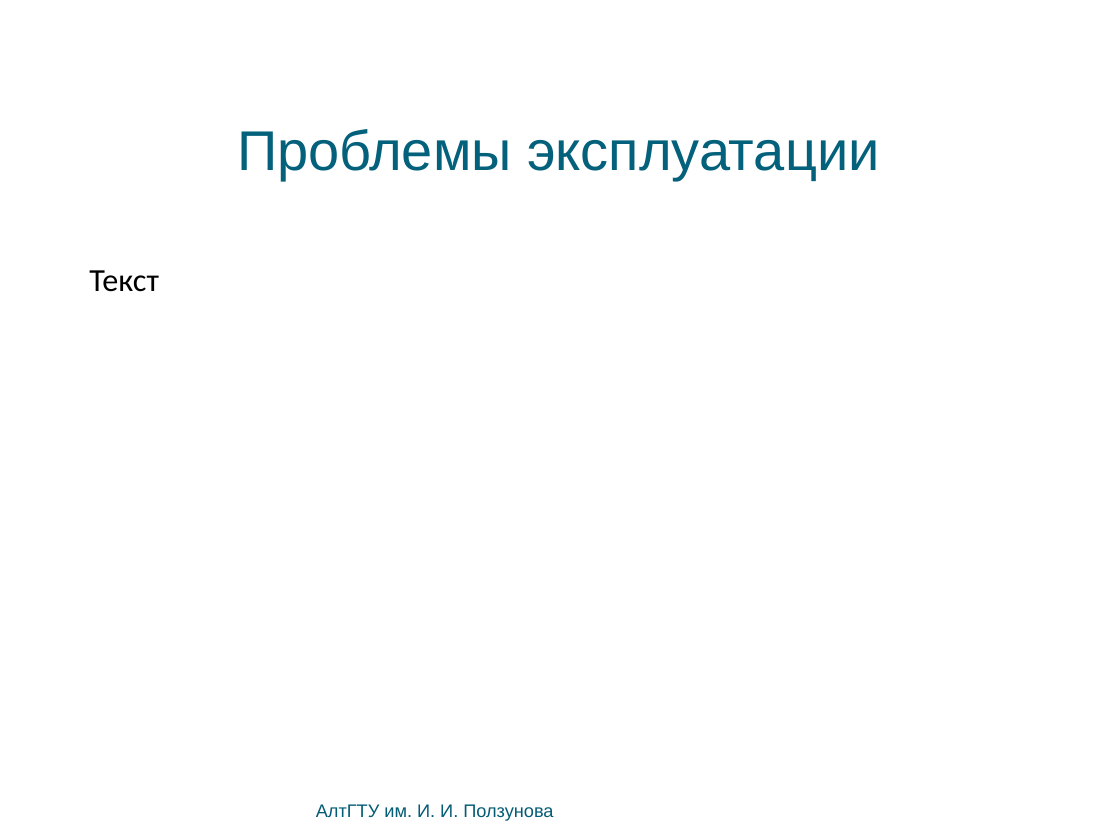
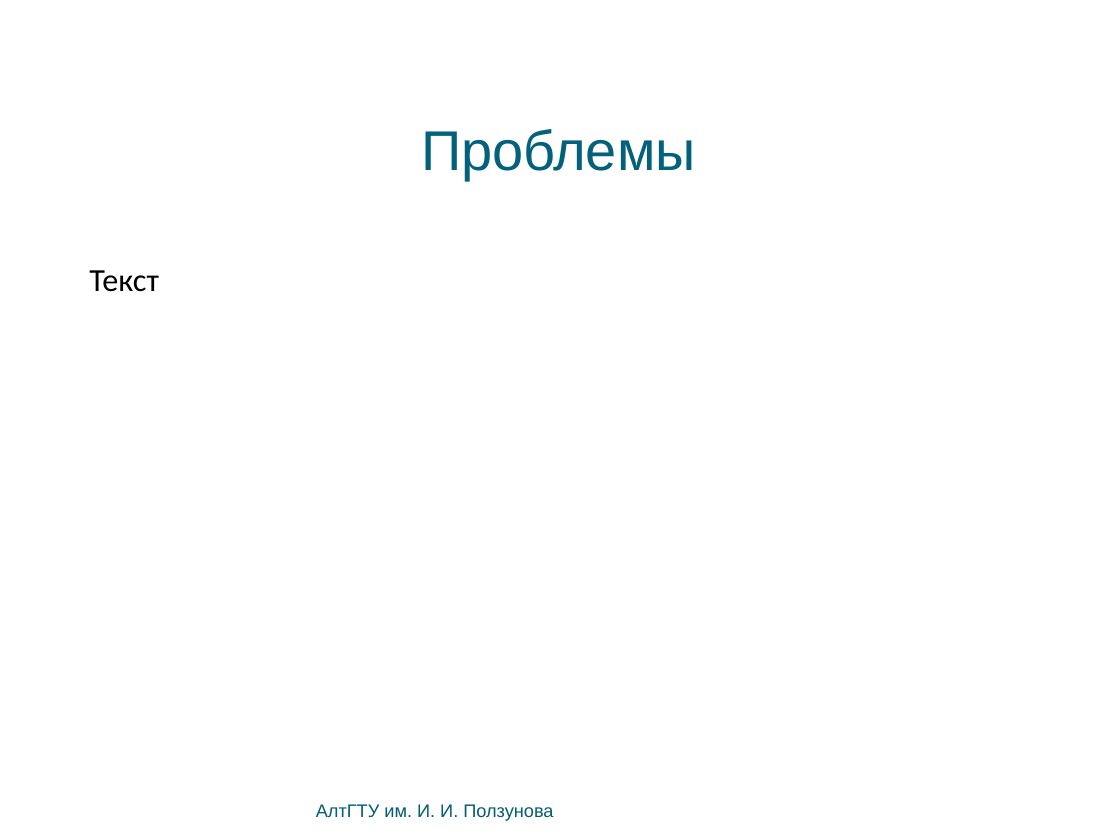
Before and after one commit to bluerain/snoopy, a slide deck: slide 2 of diploma/trunk/ppt/kostyukov.pptx. Drawn at 1120x840 pixels with LibreOffice and Linux fonts; fonts in the diff are those of the drawing; background and template pictures are left out. Boxes give left, top, right and bottom in pixels: in the first picture for what was removed or moved away, otherwise in the second. Text is boxed around its words. In the diff, an @@ line names an element or a change of style, - is before the commit and + after.

```diff
--- a/diploma/trunk/ppt/kostyukov.pptx
+++ b/diploma/trunk/ppt/kostyukov.pptx
@@ title at (421,129,695,180): text changed @@
-Проблемы эксплуатации
+Проблемы
```
Also in this commit, not shown: 1 other slide changed, 1 slide removed.
